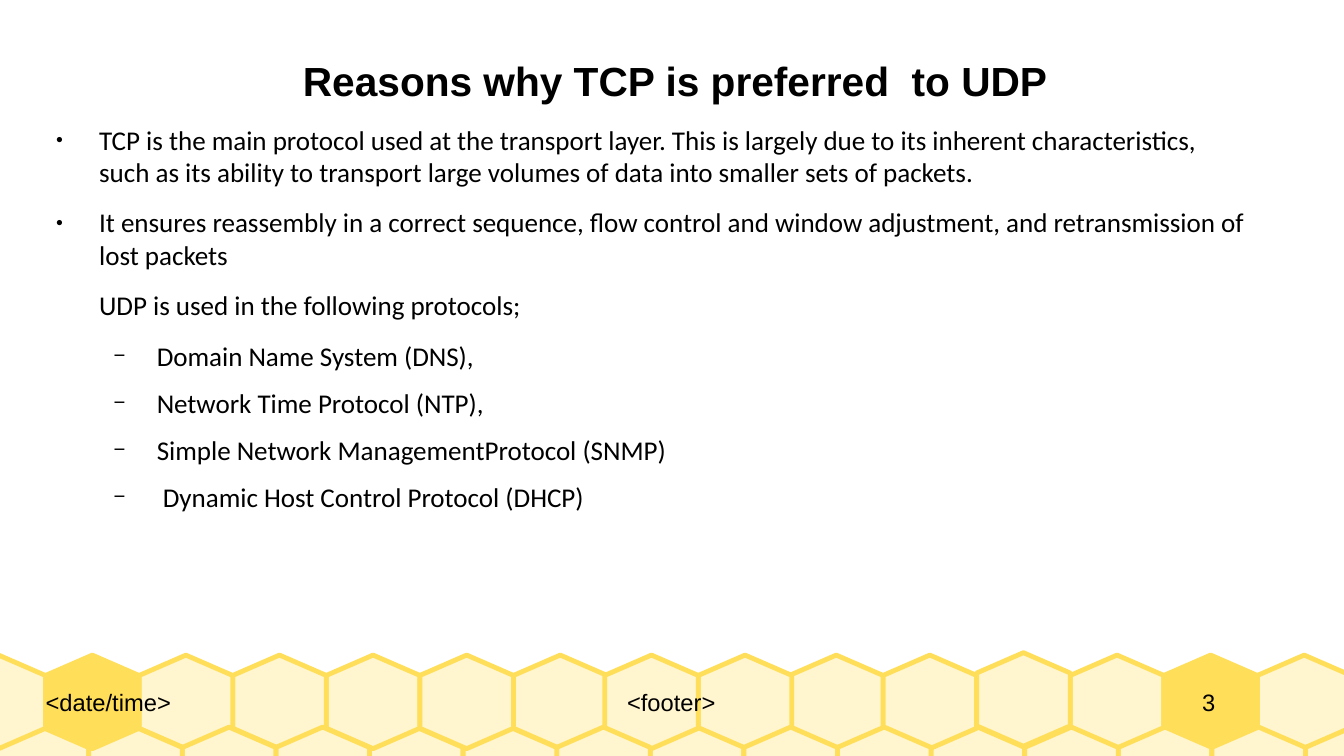
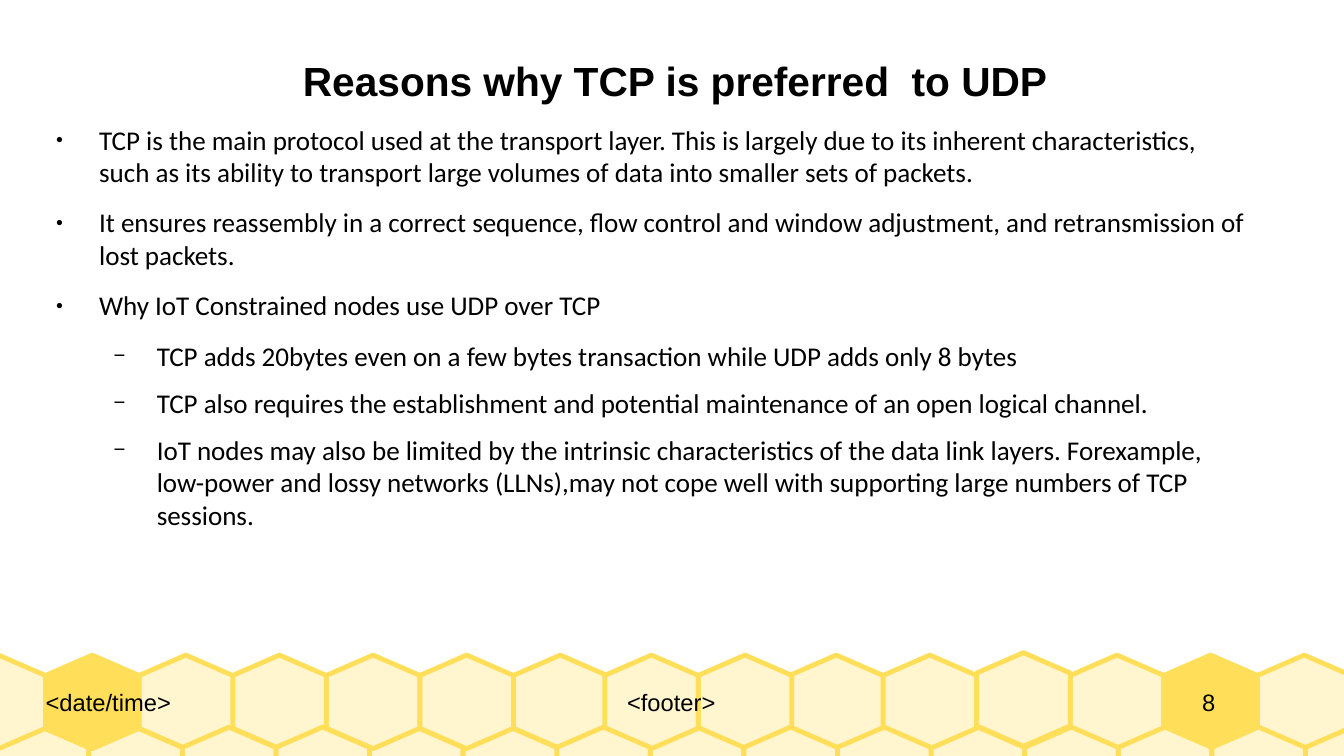
Before and after one commit to Dihfahsih1/Masters-Software-Engineering, a slide deck: slide 8 of yr-sem1/IoT/chapter-6-slides.odp (slide 3 before the commit). Drawn at 1344x756 pixels with LibreOffice and Linux fonts; fonts in the diff are those of the drawing. Boxes give left, top, right and bottom in pixels: in the first picture for what was removed or moved away, otherwise in the second. Text is boxed around its words. In the diff, an @@ line names an element or a change of style, - is before the commit and + after.

```diff
--- a/yr-sem1/IoT/chapter-6-slides.odp
+++ b/yr-sem1/IoT/chapter-6-slides.odp
@@ text at <box>99,213,1243,526</box>: text changed @@
-● It ensures reassembly in a correct sequence, flow control and window adjustment, and retransmission of lost packets
-UDP is used in the following protocols;
-  − Domain Name System (DNS),
-  − Network Time Protocol (NTP),
-  − Simple Network ManagementProtocol (SNMP)
-  − Dynamic Host Control Protocol (DHCP)
+● It ensures reassembly in a correct sequence, flow control and window adjustment, and retransmission of lost packets.
+● Why IoT Constrained nodes use UDP over TCP
+  − TCP adds 20bytes even on a few bytes transaction while UDP adds only 8 bytes
+  − TCP also requires the establishment and potential maintenance of an open logical channel.
+  − IoT nodes may also be limited by the intrinsic characteristics of the data link layers. Forexample, low-power and lossy networks (LLNs),may not cope well with supporting large numbers of TCP sessions.
@@ page number at <box>1202,694,1215,712</box>: text changed @@
-3
+8
```
Also in this commit, not shown: 10 other slides changed, 15 slides added, 5 slides removed, 6 other files.
